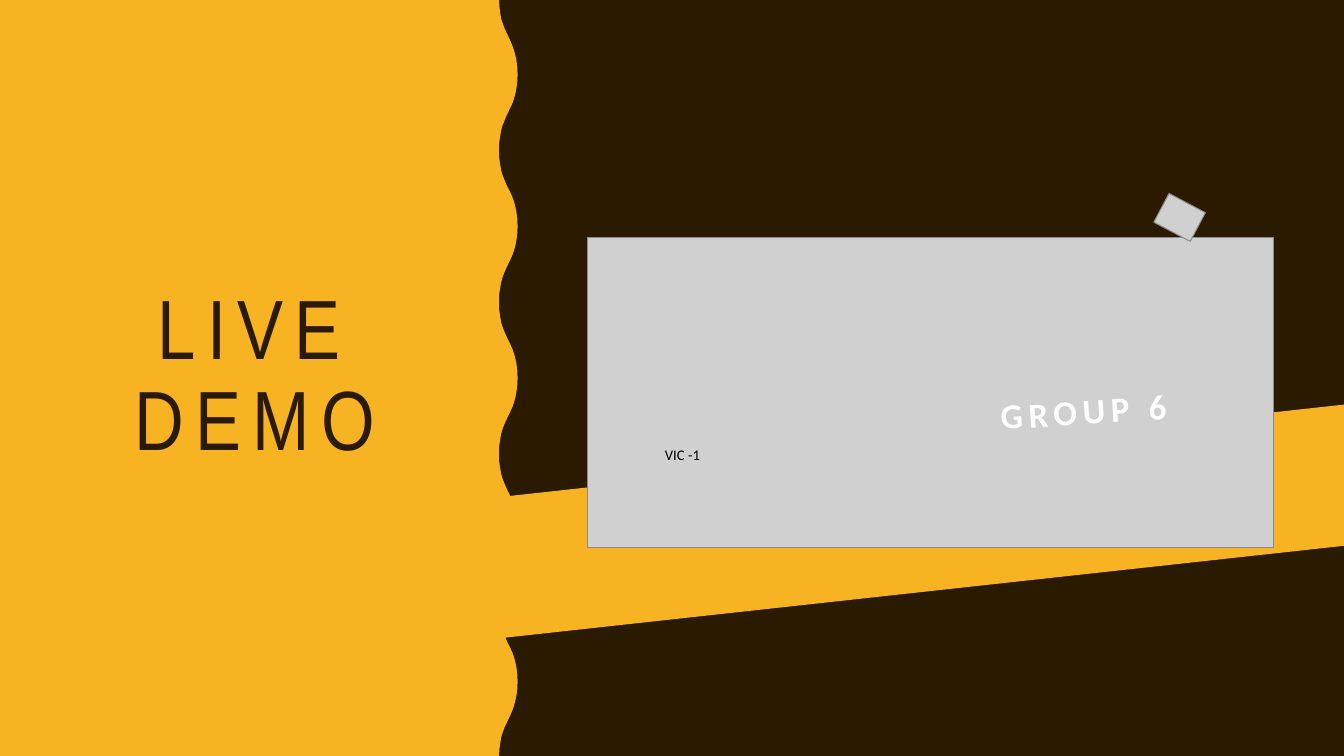
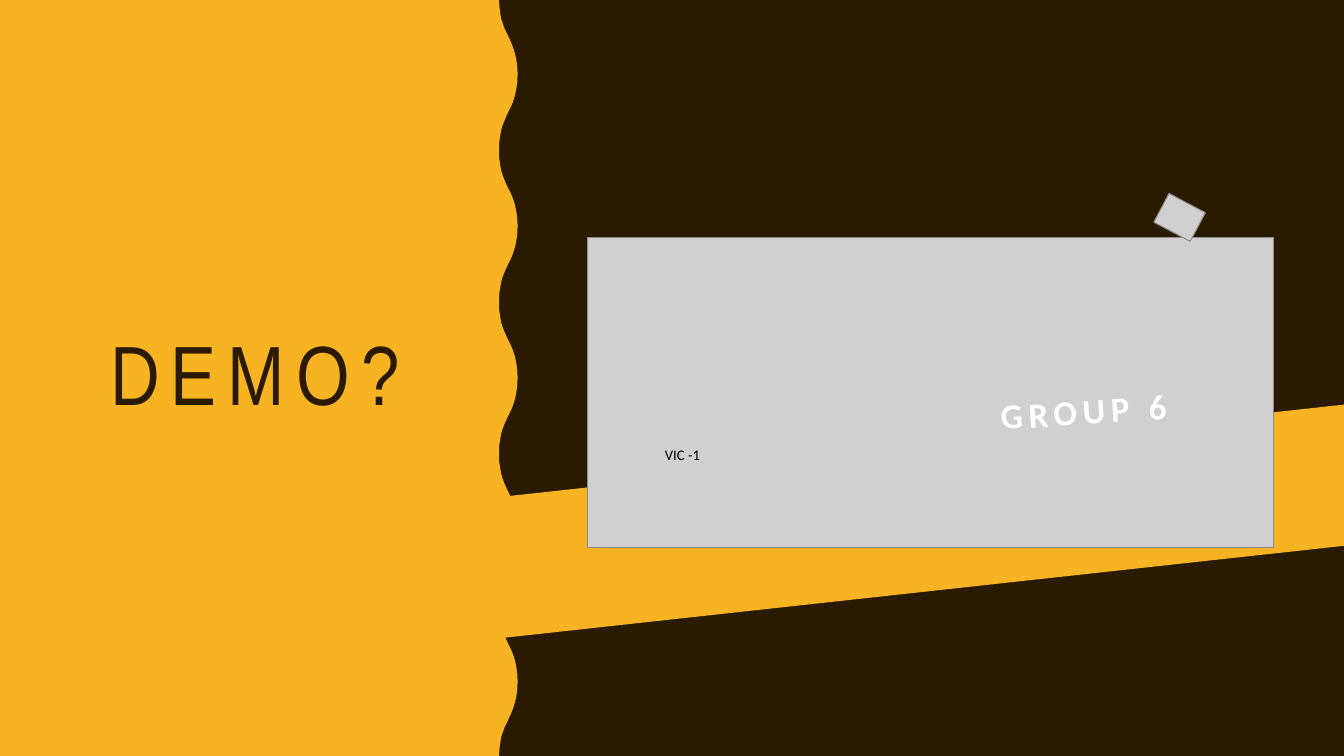
Before and after one commit to jean-lucas/vic, a slide deck: slide 11 of Presentation/Vehicle Intersection Control Presentation.pptx (slide 12 before the commit). Drawn at 1344x756 pixels with LibreOffice and Linux fonts; fonts in the diff are those of the drawing; grey boxes stand for pictures. Boxes give left, top, right and bottom in pixels: in the first picture for what was removed or moved away, otherwise in the second. Text is boxed around its words. In the diff, an @@ line names an element or a change of style, - is before the commit and + after.

```diff
--- a/Presentation/Vehicle Intersection Control Presentation.pptx
+++ b/Presentation/Vehicle Intersection Control Presentation.pptx
@@ title at [110,346,399,406]: text changed @@
-LIVE DEMO
+DEMO?
```
Also in this commit, not shown: 2 other slides changed, 1 slide added, 2 slides removed.
